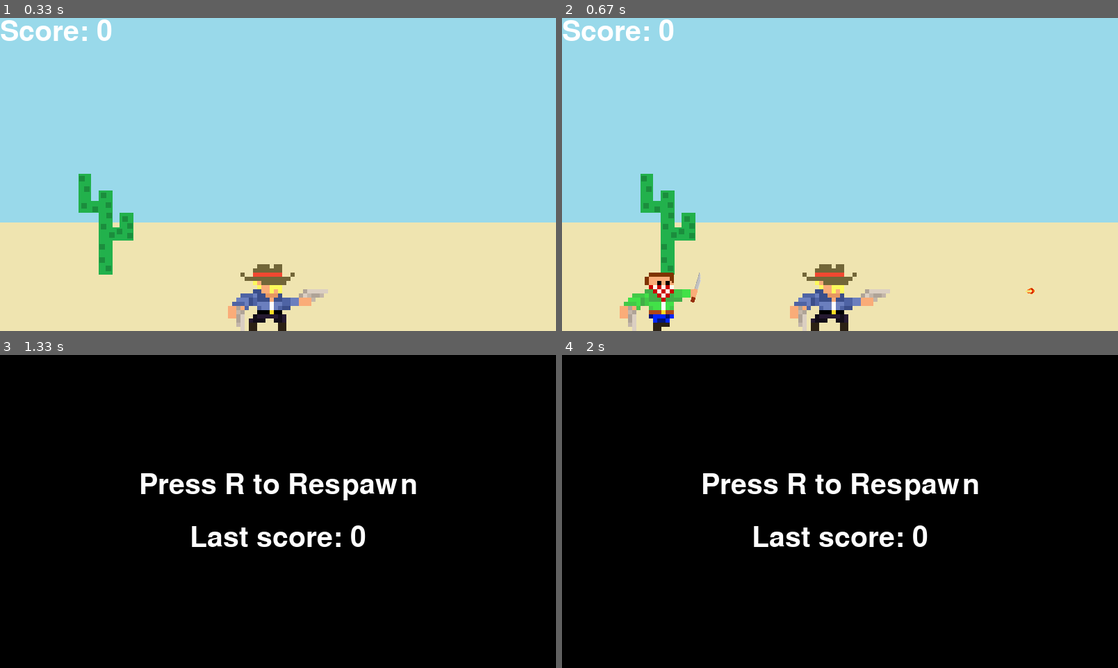
Above: before the commit, frames 1-4 (two rows, left to right).
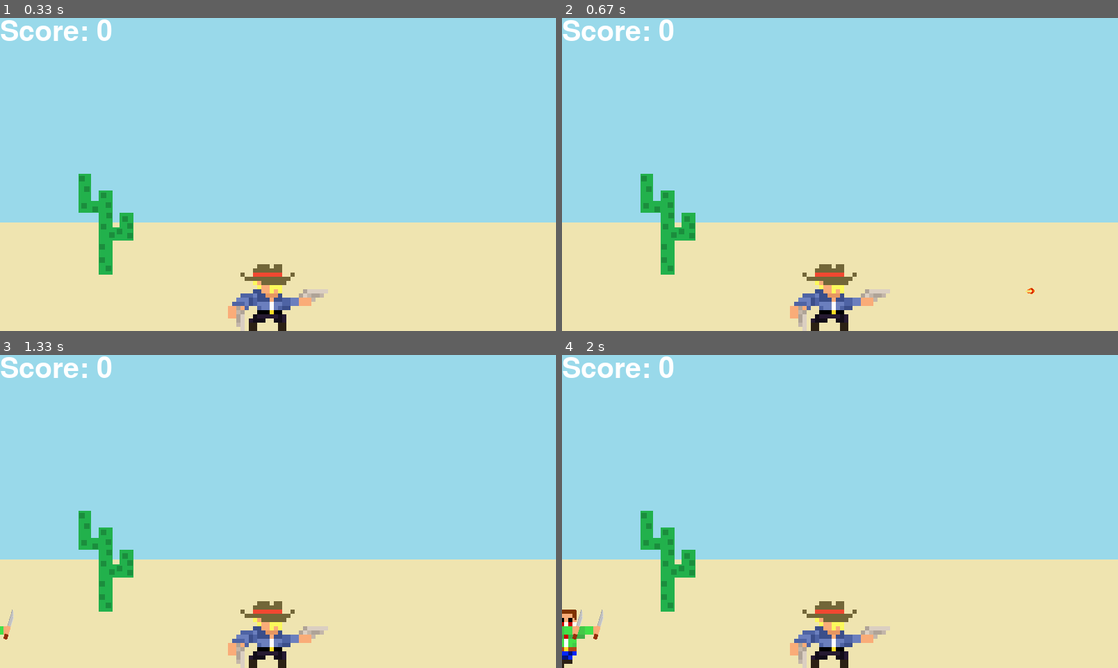
Above: after the commit, the same moments.

Repository: FedericoBarbieri99/pygame-cowboy
Game: pygame game, started from main.py
Same seed, same stepped clock (60 frames per second), same inputs: the game is played once before the commit and once after it.
Inputs:
- Up to frame 1 (0.33 s): no input
- Up to frame 2 (0.67 s): tap Space at 0.33 s
- Up to frame 3 (1.33 s): tap Space at 0.67 s
- Up to frame 4 (2 s): no input

Frame 1 is identical in both runs. In frame 2, 1.3% of the frame differs, in the area x 10-25%, y 81-100%; in frame 3, 100%, in the area x 0-100%, y 0-100%; in frame 4, 100%.

Commit message:
added enemy spawn and speed logic

Diff:
--- a/enemy.py
+++ b/enemy.py
@@ -5,7 +5,7 @@
 
 class Enemy(pygame.sprite.Sprite):
 
-    def __init__(self, screen):
+    def __init__(self, screen, speed):
         pygame.sprite.Sprite.__init__(self)
         self.screen = screen
         self.seed = random.choice([0, 1])
@@ -16,7 +16,7 @@
         self.screen_rect = screen.get_rect()
         self.rect.x = self.screen_rect.left - self.rect.width if self.seed == 0 else self.screen_rect.right
         self.rect.bottom = self.screen_rect.bottom
-        self.vel = 10 if self.seed == 0 else -10
+        self.vel = speed if self.seed == 0 else -speed
         self.walking_animation = [SpriteSheet(walking_sheet).get_image(x, 0, 117, 96) for x in range(0, 468, 117)]
 
     def update(self):
--- a/main.py
+++ b/main.py
@@ -14,9 +14,10 @@
 bullet_group = pygame.sprite.Group()
 player_group = pygame.sprite.Group()
 player = Player(screen)
-player_group.add(player)
-
+start_ticks = 0
+SPAWNENEMY = pygame.USEREVENT + 1
 clock = pygame.time.Clock()
+pygame.time.set_timer(SPAWNENEMY, 500)
 score = 0
 
 
@@ -55,9 +56,11 @@
                 player.orientation = 'Right'
             if event.key == pygame.K_SPACE and player.alive:
                 bullet_group.add(Bullet(screen, player))
-                enemy_group.add(Enemy(screen))
             if event.key == pygame.K_r and not player.alive:
                 main()
+
+        if event.type == SPAWNENEMY:
+            spawn_enemy()
 
         if event.type == pygame.QUIT:
             sys.exit()
@@ -65,7 +68,6 @@
 
 def new_game():
     global score
-    screen.fill((0, 0, 0))
     score_text = font.render(f"Last score: {score}", True, (255, 255, 255))
     respawn_text = font.render("Press R to Respawn", True, (255, 255, 255))
     respawn_rect = respawn_text.get_rect()
@@ -80,15 +82,22 @@
 
 
 def reset():
-    global score
+    global score, start_ticks
     enemy_group.empty()
     bullet_group.empty()
     player.alive = True
     player_group.add(player)
     score = 0
+    start_ticks = pygame.time.get_ticks()
+
+
+def spawn_enemy():
+    speed = random.uniform(0.1, (pygame.time.get_ticks() - start_ticks) / 1000)
+    enemy_group.add(Enemy(screen, speed))
 
 
 def main():
+    pass
     reset()
     while True:
         clock.tick(60)
